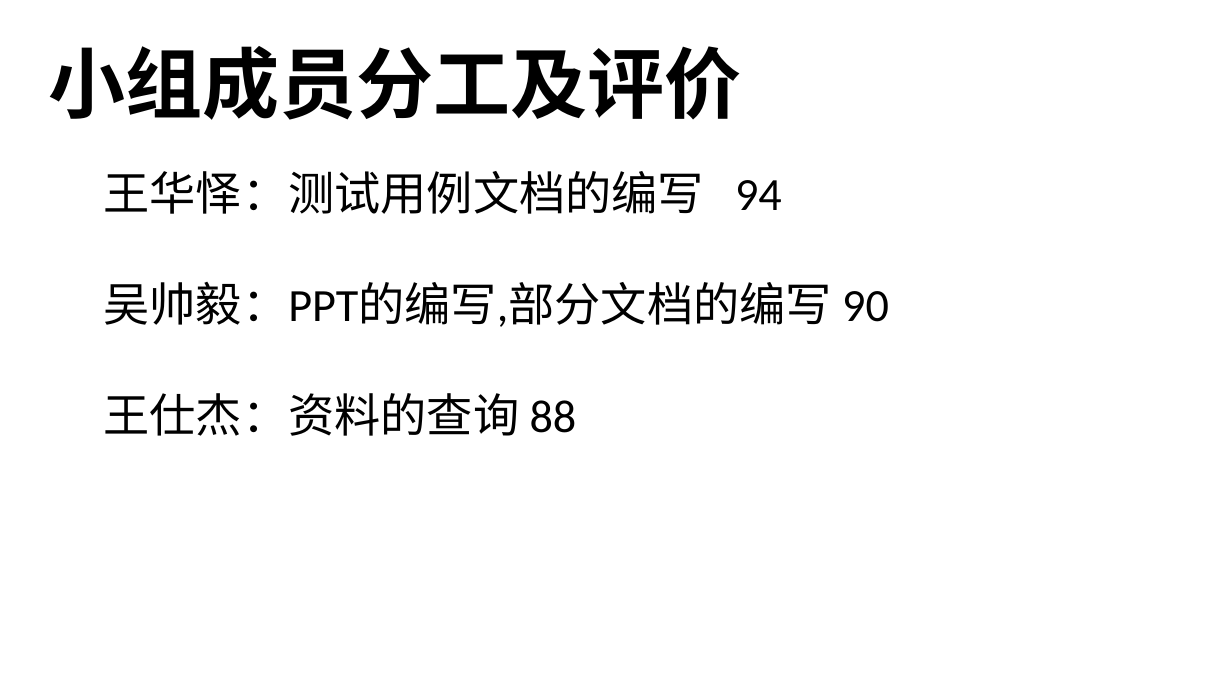
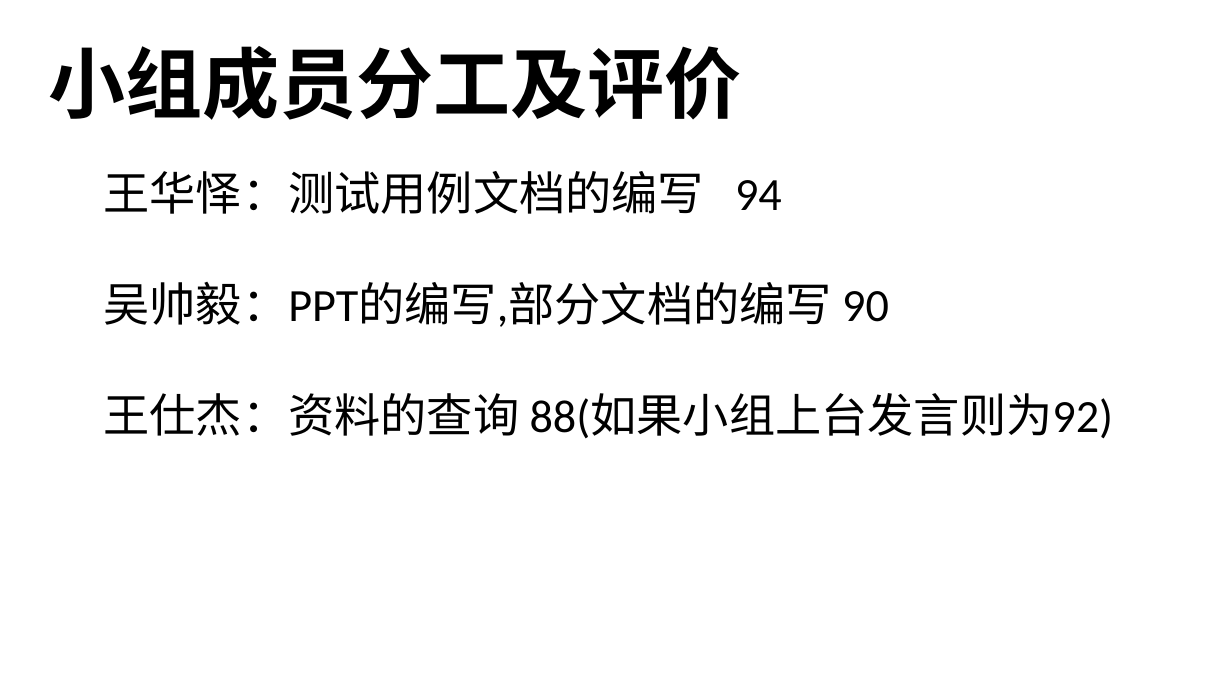
Before and after one commit to 1-518/Three-Kindoms, a slide deck: slide 42 of 代码清单+测试用例/测试用例PPT.pptx (slide 40 before the commit). Drawn at 1232x693 pixels with LibreOffice and Linux fonts; fonts in the diff are those of the drawing; background and template pictures are left out. Boxes give left, top, right and bottom in pixels: in the first picture for what was removed or moved away, otherwise in the second. Text is boxed around its words. In the diff, an @@ line names an element or a change of style, - is before the commit and + after.

```diff
--- a/代码清单+测试用例/测试用例PPT.pptx
+++ b/代码清单+测试用例/测试用例PPT.pptx
@@ text at box(103, 393, 1114, 439): text changed @@
-王仕杰：资料的查询 88
+王仕杰：资料的查询 88(如果小组上台发言则为92)
```
Also in this commit, not shown: 15 other slides changed, 2 slides added, 3 other files.
